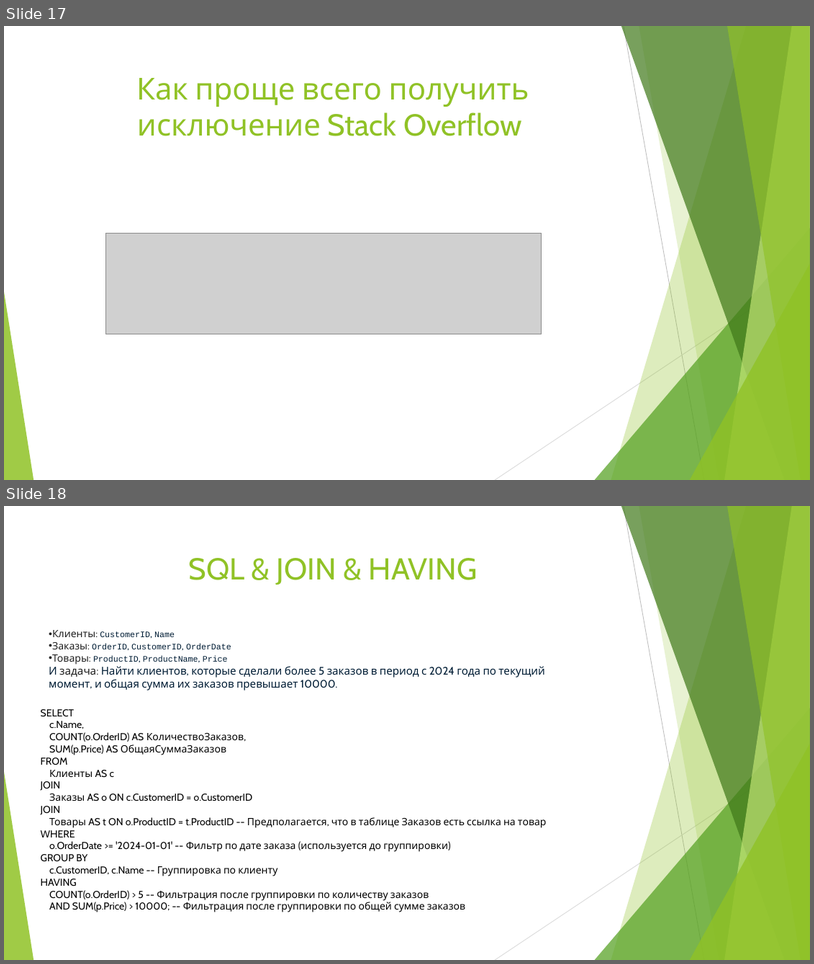
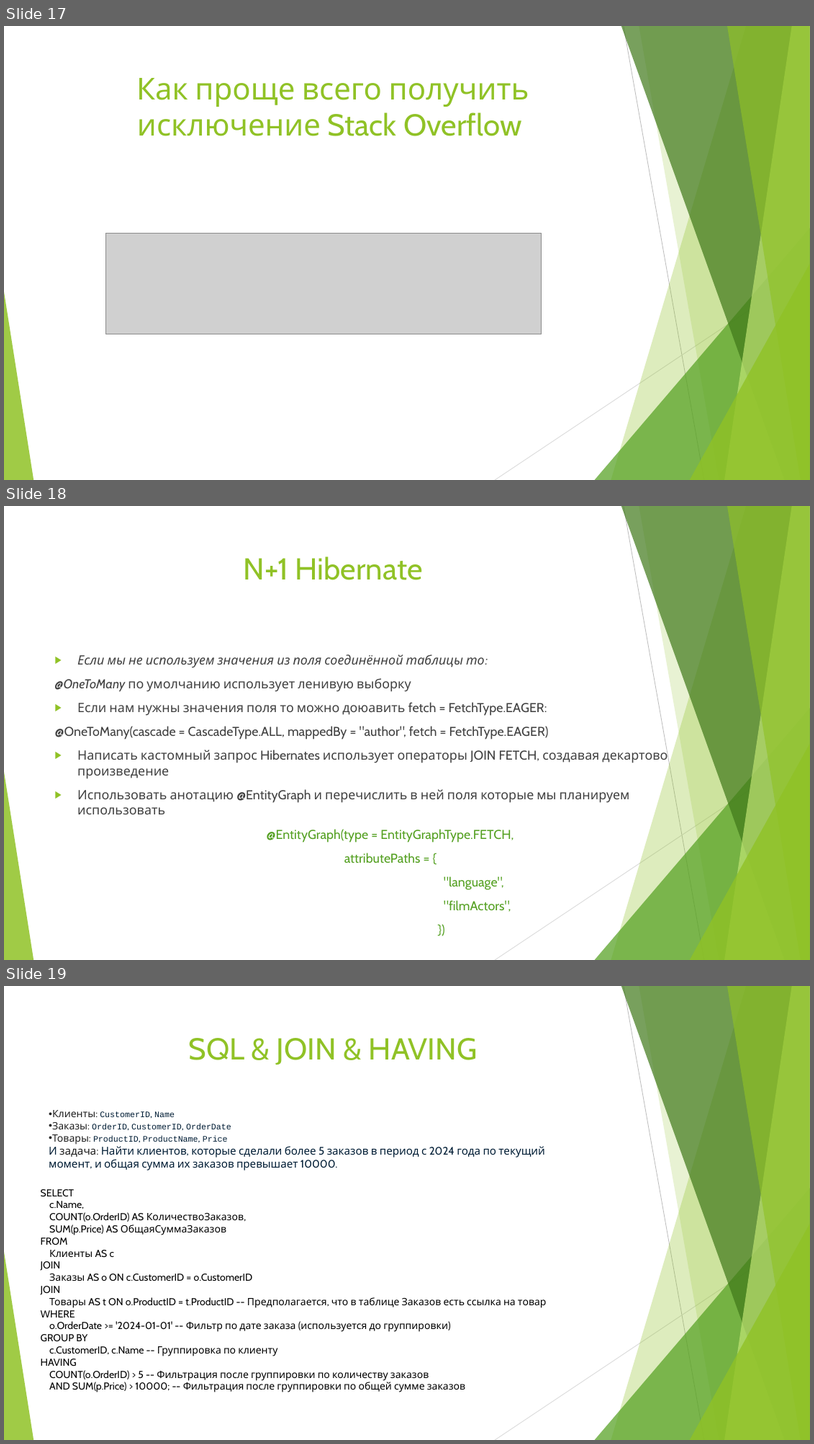
Before and after one commit to ShapovalovIgor/Test_task_interview, a slide deck: Актуальные вопросы на собеседовании.pptx. Shown one above the other, each under a label of ours: slides 17 and 18 before the commit, slides 17, 18 and 19 after it. The pictures are 814x964 and 814x1444 pixels, drawn with LibreOffice and Linux fonts; fonts in the diff are those of the drawing; grey boxes stand for pictures. Boxes give left, top, right and bottom in pixels: in the first picture for what was removed or moved away, otherwise in the second. Text is boxed around its words. In the diff, an @@ line names an element or a change of style, - is before the commit and + after.

Commit message:
Add section 1+N Hibernate

```diff
--- a/Актуальные вопросы на собеседовании.pptx
+++ b/Актуальные вопросы на собеседовании.pptx
@@ slide 18 added at (x1=4, y1=506, x2=810, y2=960), background #FFFFFF; not listed: 10 template elements that a slide beside it also shows @@
@@ title added at (x1=244, y1=556, x2=423, y2=580), 36 pt, text #90C226 @@
+N+1 Hibernate
@@ text added at (x1=55, y1=654, x2=668, y2=911), 15.3 pt, text #404040 @@
+▶ Если мы не используем значения из поля соединённой таблицы то:
+@OneToMany по умолчанию использует ленивую выборку
+▶ Если нам нужны значения поля то можно доюавить fetch = FetchType.EAGER:
+@OneToMany(cascade = CascadeType.ALL, mappedBy = "author", fetch = FetchType.EAGER)
+▶ Написать кастомный запрос Hibernates использует операторы JOIN FETCH, создавая декартово произведение
+▶ Использовать анотацию @EntityGraph и перечислить в ней поля которые мы планируем использовать
+@EntityGraph(type = EntityGraphType.FETCH,
+attributePaths = {
+"language",
+"filmActors",
+})
@@ what was slide 18 is now slide 19 @@
```
